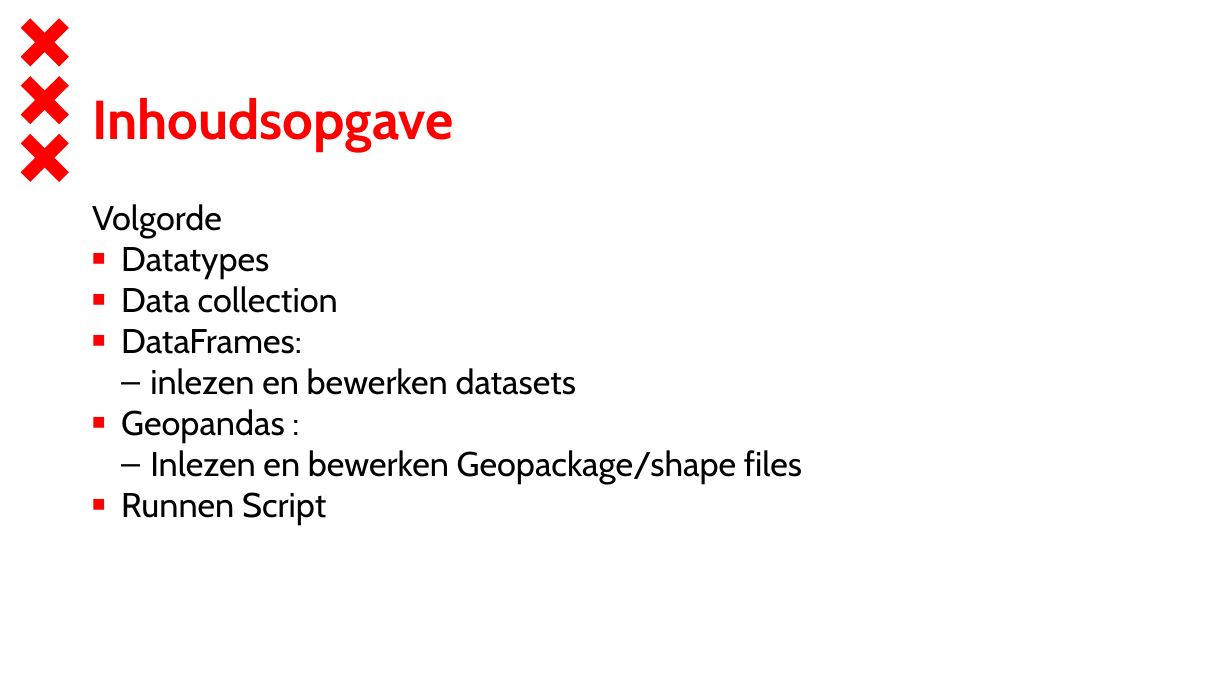
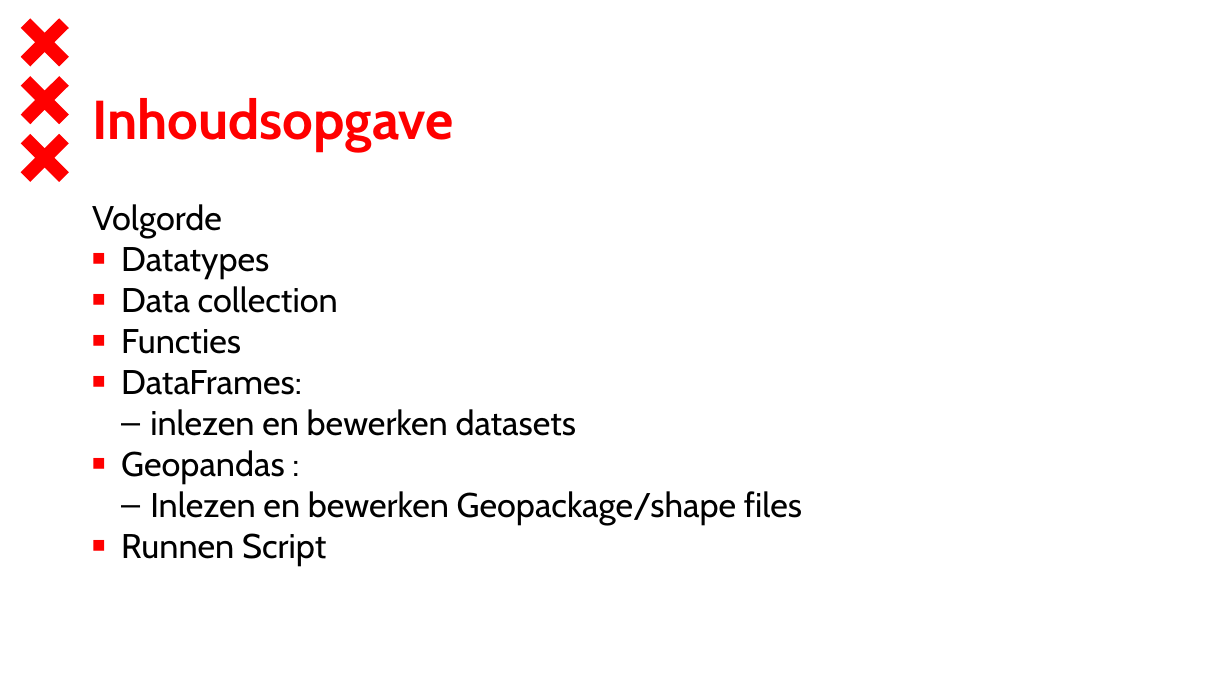
Before and after one commit to ResultManagersWouter/python_training, a slide deck: slide 2 of python_training.pptx. Drawn at 1232x693 pixels with LibreOffice and Linux fonts; fonts in the diff are those of the drawing; background and template pictures are left out. Boxes give left, top, right and bottom in pixels: in the first picture for what was removed or moved away, otherwise in the second. Text is boxed around its words. In the diff, an @@ line names an element or a change of style, - is before the commit and + after.

```diff
--- a/python_training.pptx
+++ b/python_training.pptx
@@ text at [121,329,241,354]: paragraph added @@
+■ Functies
```
Also in this commit, not shown: 3 other slides changed, 4 slides added.
